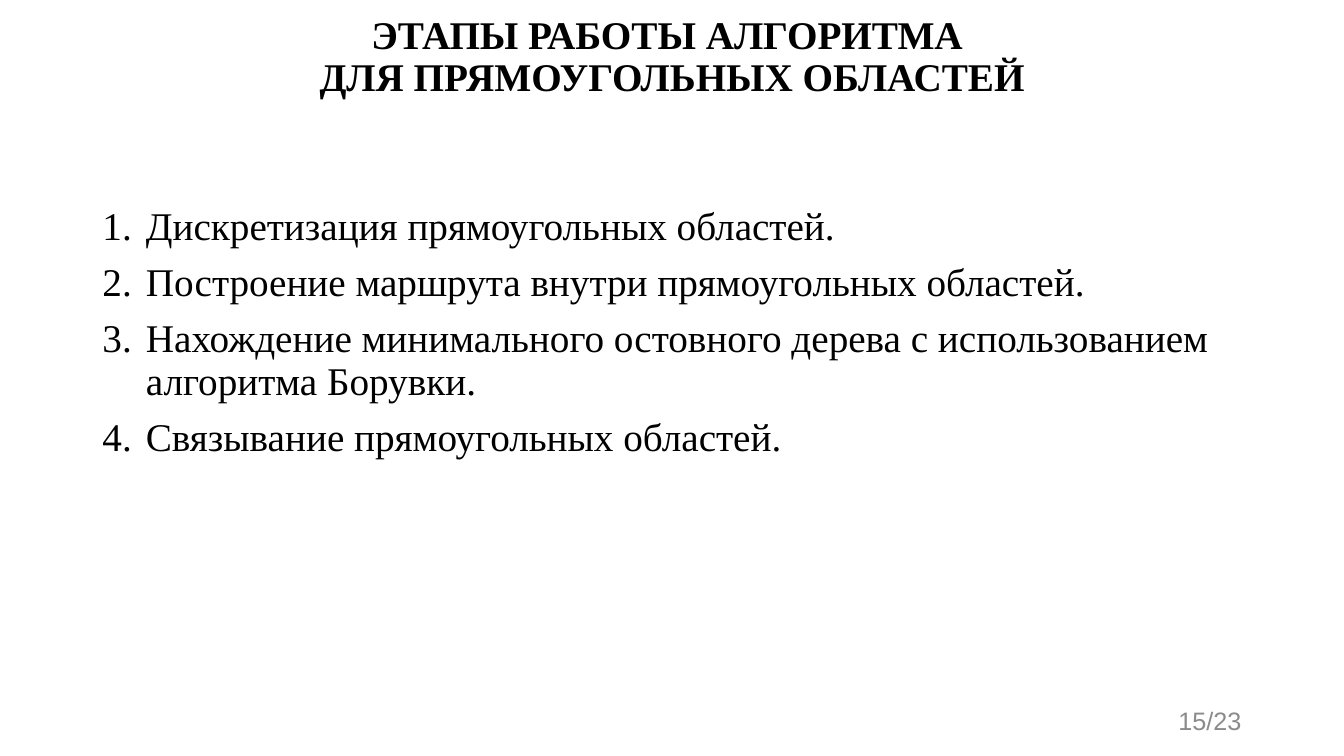
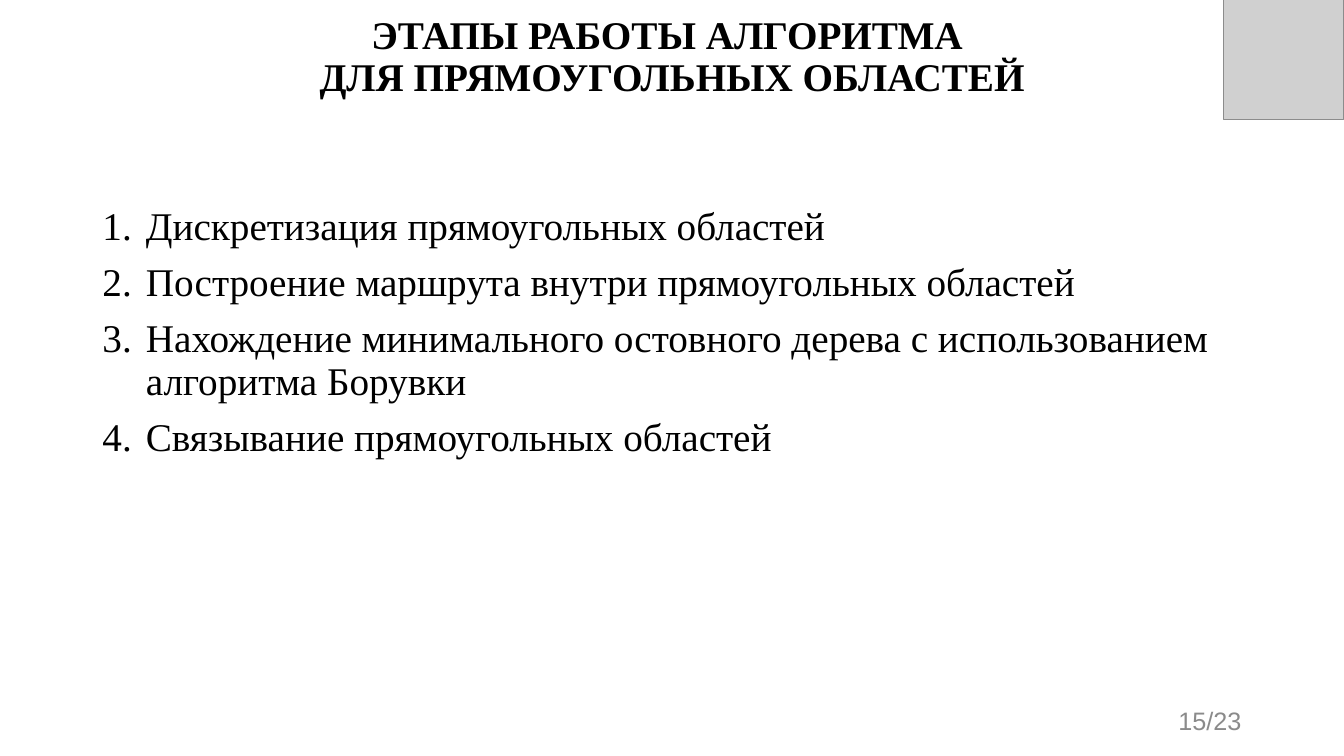
Before and after one commit to evgenkot/uav-route-calculation, a slide deck: slide 15 of doc/GQW/Raschupkin_EV_UAV_Route_Planning.pptx. Drawn at 1344x756 pixels with LibreOffice and Linux fonts; fonts in the diff are those of the drawing; grey boxes stand for pictures. Boxes give left, top, right and bottom in pixels: in the first picture for what was removed or moved away, otherwise in the second. Text is boxed around its words. In the diff, an @@ line names an element or a change of style, - is before the commit and + after.

```diff
--- a/doc/GQW/Raschupkin_EV_UAV_Route_Planning.pptx
+++ b/doc/GQW/Raschupkin_EV_UAV_Route_Planning.pptx
@@ picture added at bbox=[1224, 0, 1344, 120] @@
@@ text at bbox=[146, 212, 1208, 459]: text changed @@
-1. Дискретизация прямоугольных областей.
-2. Построение маршрута внутри прямоугольных областей.
-3. Нахождение минимального остовного дерева с использованием алгоритма Борувки.
-4. Связывание прямоугольных областей.
+1. Дискретизация прямоугольных областей
+2. Построение маршрута внутри прямоугольных областей
+3. Нахождение минимального остовного дерева с использованием алгоритма Борувки
+4. Связывание прямоугольных областей
```
Also in this commit, not shown: 22 other slides changed.
